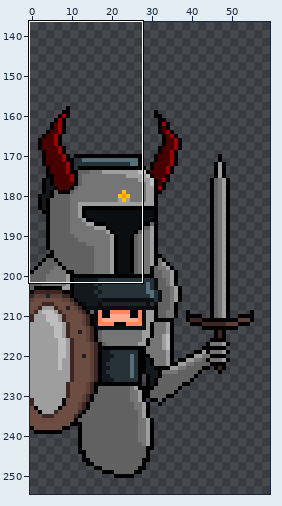
One commit to this sprite sheet: Slime_Dash/data/sprites/horde/horde3-0.png. The first picture is a wide view before the edit; the outline marks the close-up.
Close-up. Earlier state:
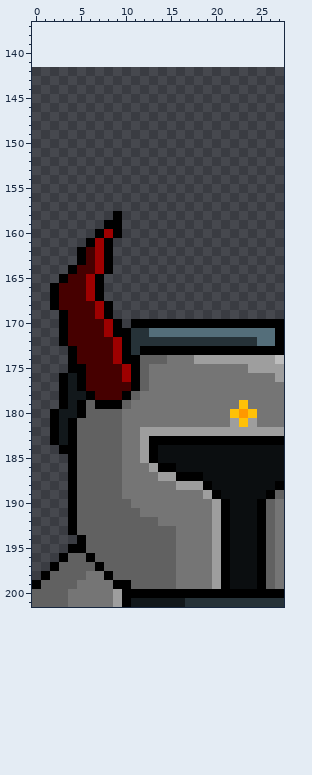
The file is 192x480 pixels, drawn in blocks of 3x3; one block is one cell here. Shown: x 0..27, y 137..201. The old version is drawn lined up with the new one, on the new canvas. The wide view leaves out empty margins.
New version:
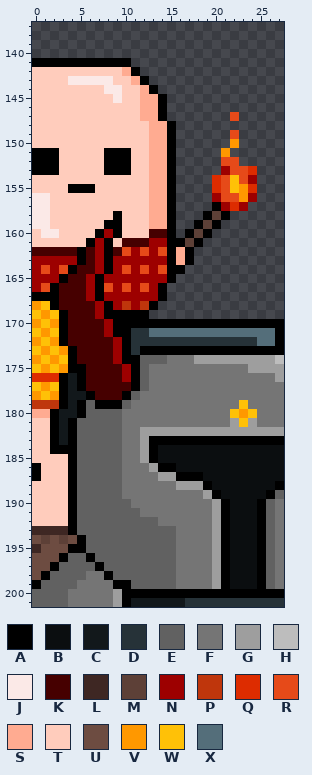
Palette (. is transparent): A #000000  B #0b0e10  C #12181b  D #263238  E #616161  F #757575  G #9e9e9e  H #bdbdbd  J #fbe9e7  K #460000  L #3e2723  M #5d4037  N #9d0000  P #bf360c  Q #dd2c00  R #e64a19  S #ffab91  T #ffccbc  U #6d4c41  V #ff9800  W #ffc107  X #546e7a
Changes in this commit:
canvas 64x160 -> 64x320, the old top-left corner now at 0,142
Changed rows in their new state; - is an unchanged pixel.
first column x 0:
141 AAAAAAAAAAA--------------
142 TTTTTTTTTTSA-------------
143 TTTTJJJJJTTSA------------
144 TTTTTTTTJJTTSA-----------
145 TTTTTTTTTJTTSSA----------
146 TTTTTTTTTTTTSSA----------
147 TTTTTTTTTTTTSSA-------R--
148 TTTTTTTTTTTTTSSA---------
149 TTTTTTTTTTTTTSSA------R--
150 TTTTTTTTTTTTTSSA------V--
151 AAATTTTTAAATTSSA-----V---
152 AAATTTTTAAATTSSA-----RR--
153 AAATTTTTAAATTSSA-----NRRQ
154 TTTTTTTTTTTTTSSA----QRWRN
155 TTTTAAATTTTTTSSA----QRWVQ
156 JJTTTTTTTTTTTSSA----NRRVN
157 JJTTTTTTTTTTTSSA----ANQN-
158 JJTTTTTTT-TTTSSA---AMA---
159 JJTTTTTT--TTTSSA--AMA----
160 TJJTTTT---TTTKKA-AMA-----
161 TTTTTT---TKKKNNAAMA------
162 KKKKK----KRNRNRASA-------
163 NNNNN----NNNNNNASA-------
164 NRNR-----NRNRNRAA--------
165 NNN-----NNNNNNNA---------
166 NR------RNRNRNA----------
167 AA------NNNNNNA----------
168 VW-------NPNPA-----------
169 WVW------AAAA------------
170 VWV-------A--------------
171 WVW----------------------
172 VWV----------------------
173 WVWV---------------------
174 VWVW---------------------
175 WVWV---------------------
176 QQQ----------------------
177 WVW----------------------
178 VWV----------------------
179 PPP----------------------
180 SS-----------------------
181 TT-----------------------
182 TT-----------------------
183 TT-----------------------
184 TTA----------------------
185 TTTT---------------------
186 ATTT---------------------
187 ATTT---------------------
188 TTTT---------------------
189 TTTT---------------------
190 TTTT---------------------
191 TTTT---------------------
192 TTTT---------------------
193 LLLL---------------------
194 UMUMU--------------------
195 LUUU---------------------
196 UUU----------------------
197 UU-----------------------
198 U------------------------
Boxes around the changes in both close-ups, in picture pixels (x1, y1, x2, y2):
added: (32, 58, 257, 580)
